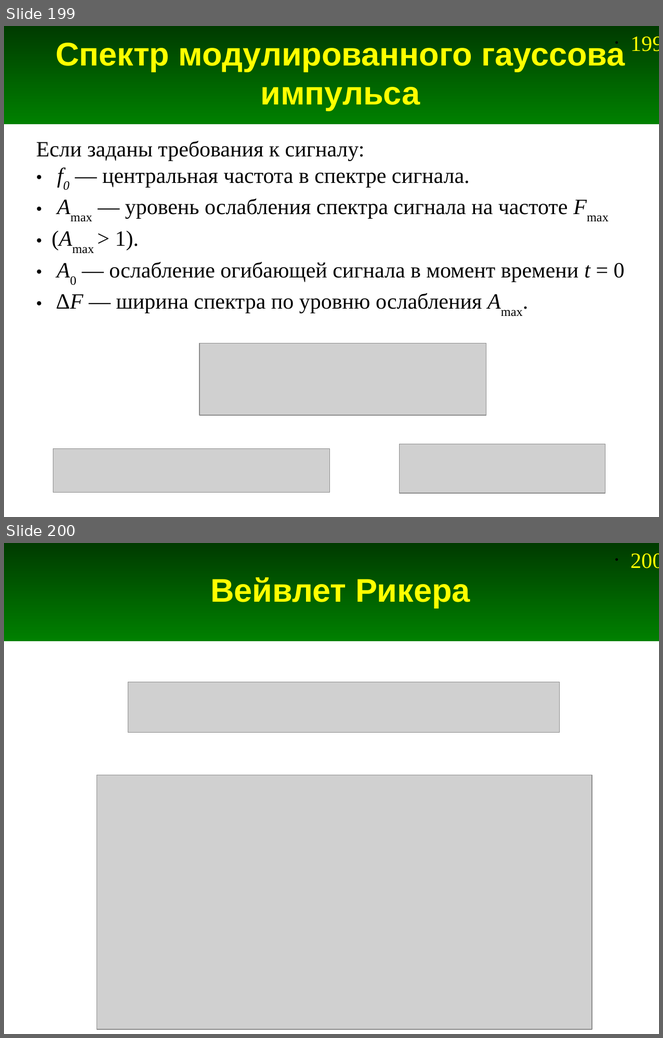
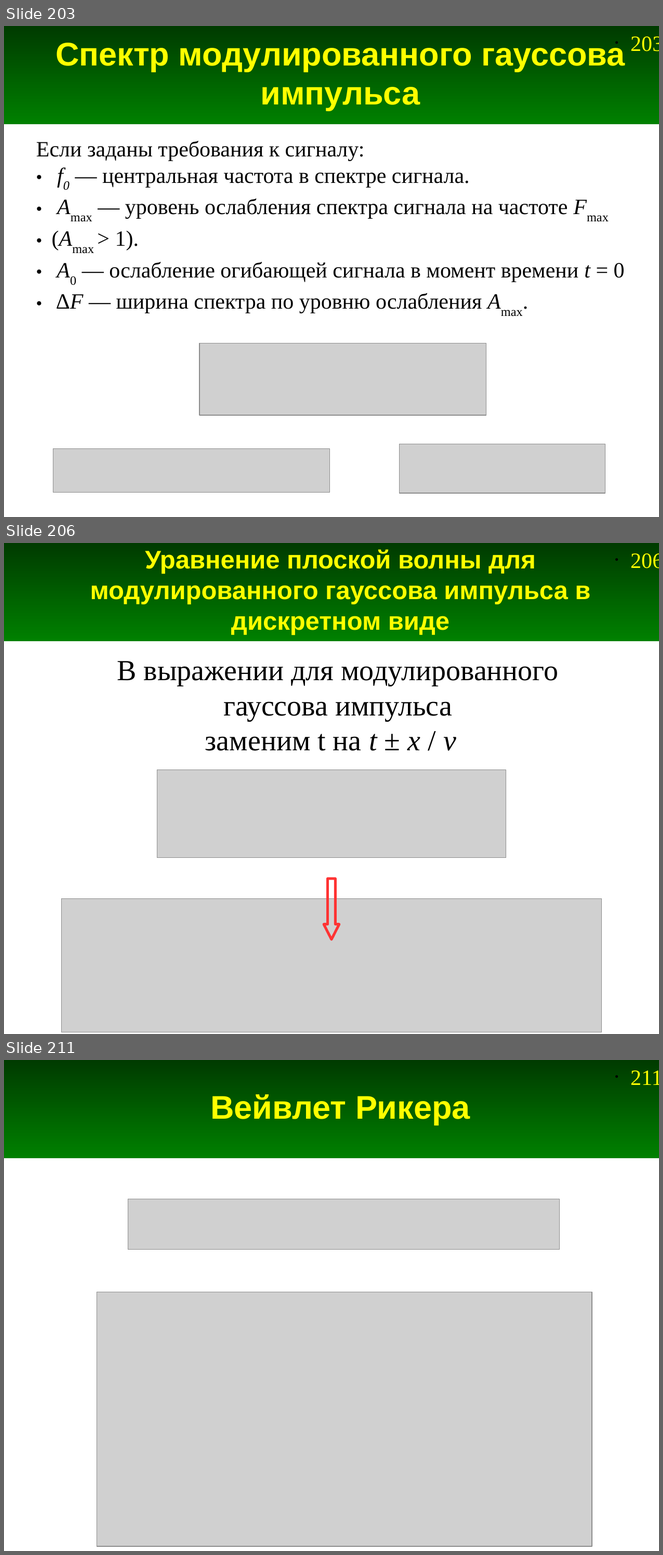
Before and after one commit to andris0147sv/modelling, a slide deck: presentations/2. FDTD.odp. Shown one above the other, each under a label of ours: slides 199 and 200 before the commit, slides 203, 206 and 211 after it; the slides between them are not shown. The pictures are 663x1038 and 663x1555 pixels, drawn with LibreOffice and Linux fonts; fonts in the diff are those of the drawing; grey boxes stand for pictures. Boxes give left, top, right and bottom in pixels: in the first picture for what was removed or moved away, otherwise in the second. Text is boxed around its words. In the diff, an @@ line names an element or a change of style, - is before the commit and + after.

```diff
--- a/presentations/2. FDTD.odp
+++ b/presentations/2. FDTD.odp
@@ slide 206 added at (x1=4, y1=543, x2=659, y2=1034), background #FFFFFF; not listed: 2 template elements that a slide beside it also shows @@
@@ title added at (x1=90, y1=549, x2=591, y2=635), 28 pt, text #FFFF00, bold @@
+Уравнение плоской волны для модулированного гауссова импульса в дискретном виде
@@ text added at (x1=117, y1=661, x2=559, y2=751), 32 pt, text #000000 @@
+В выражении для модулированного
+гауссова импульса
+заменим t на t ± x / v
@@ picture added at (x1=157, y1=770, x2=506, y2=858) @@
@@ down arrow added at (x1=324, y1=879, x2=339, y2=940), outline #FF3333 2.83 pt @@
@@ picture added at (x1=62, y1=899, x2=602, y2=1032) @@
@@ what was slide 199 is now slide 203 @@
@@ page number at (x1=631, y1=36, x2=659, y2=51): text changed @@
-• 199
+• 203
@@ what was slide 200 is now slide 211 @@
@@ page number at (x1=631, y1=1070, x2=659, y2=1085): text changed @@
-• 200
+• 211
```
Also in this commit, not shown: 24 slides changed, 9 other slides added, 6 slides removed, 6 other files.
